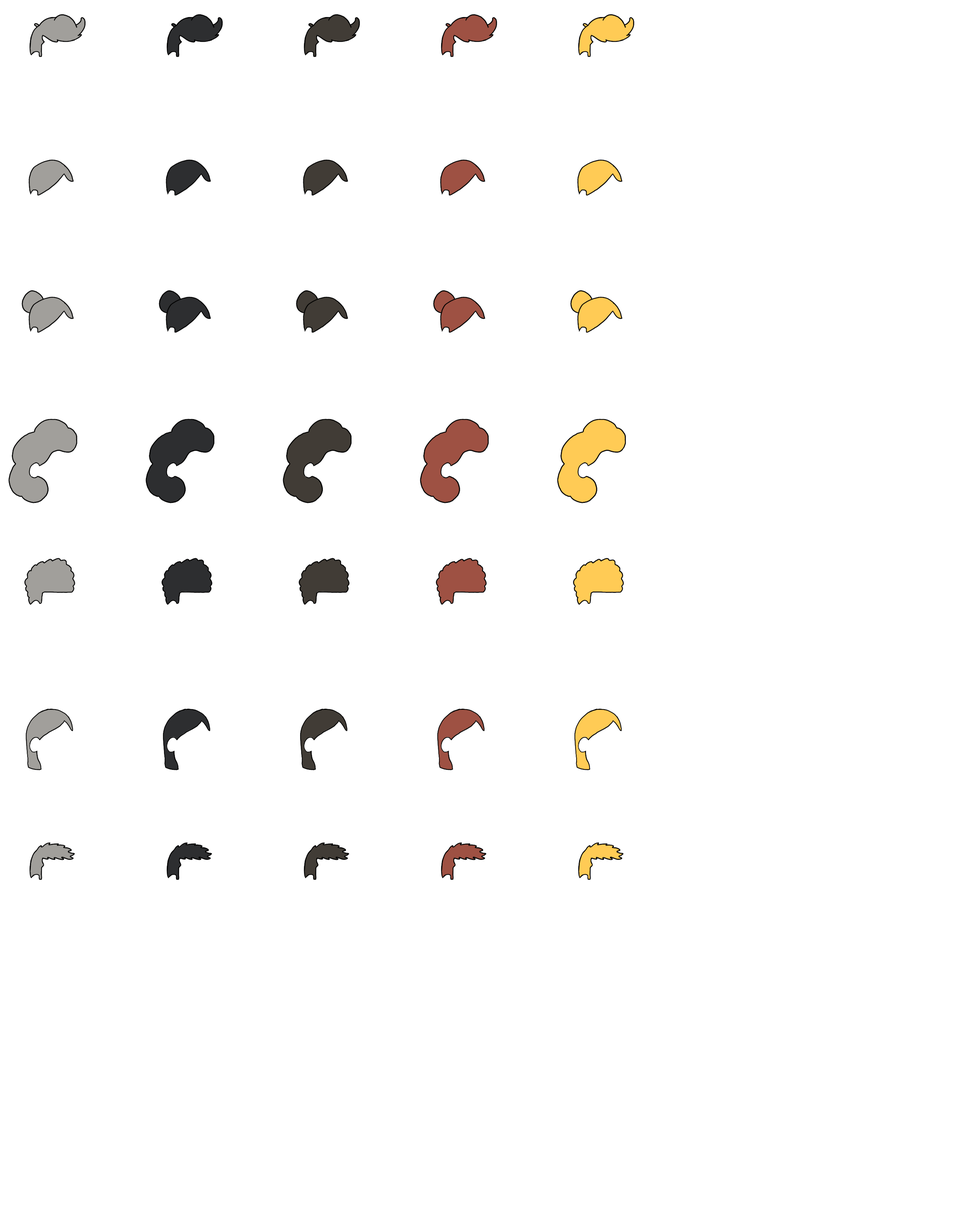
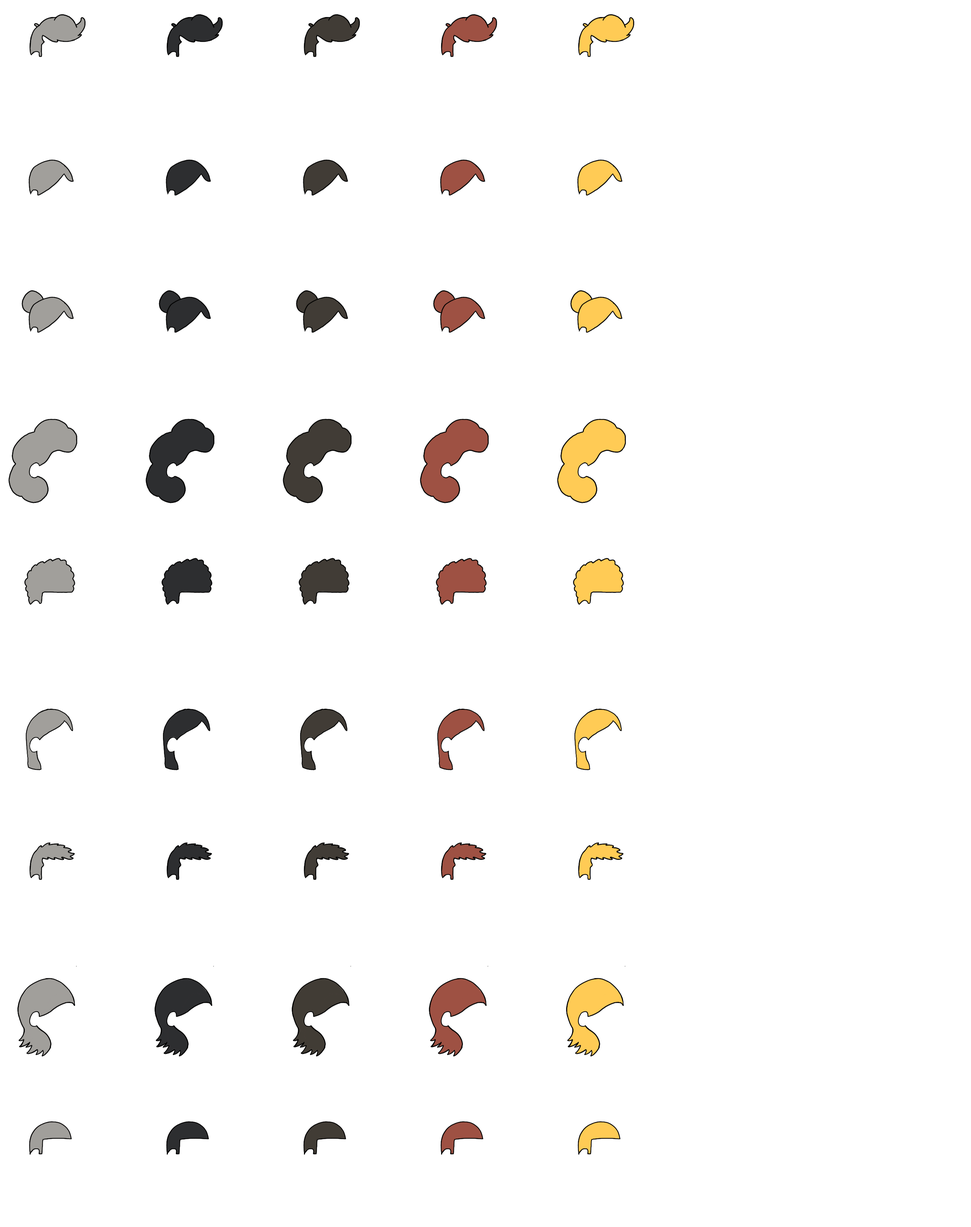
Layers edited between the first and the second 971px x 1227px image:
added group "09_05" with 2 layers above "09_04" over [577, 1120, 621, 1156]
added layer "Layer 87" (1st of 5, in "09_05") in group "09_05" over [577, 1120, 621, 1156]
added group "09_04" with 2 layers above "09_03" over [440, 1120, 484, 1156]
added layer "Layer 87" (2nd of 5, in "09_04") in group "09_04" over [440, 1120, 484, 1156]
added group "09_03" with 2 layers above "09_02" over [303, 1120, 347, 1156]
added layer "Layer 87" (3rd of 5, in "09_03") in group "09_03" over [303, 1120, 347, 1156]
added group "09_01" with 2 layers above "08_05" over [28, 1120, 73, 1156]
added layer "Layer 87" (5th of 5, in "09_01") in group "09_01" over [28, 1120, 73, 1156]
added group "08_05" with 3 layers above "08_04" over [565, 965, 626, 1057]
added layer "Layer 81" (1st of 5, in "08_05") in group "08_05" over [565, 965, 626, 1057]
added layer "Layer 76" in group "08_05" over [566, 978, 624, 1056]
added group "08_04" with 2 layers above "08_03" over [428, 965, 489, 1057]
added layer "Layer 81" (2nd of 5, in "08_04") in group "08_04" over [428, 965, 489, 1057]
added layer "Layer 77" (2nd of 2, in "08_04") in group "08_04" over [429, 978, 487, 1056]
added group "08_03" with 2 layers above "08_02" over [291, 965, 352, 1057]
added layer "Layer 81" (3rd of 5, in "08_03") in group "08_03" over [291, 965, 352, 1057]
added layer "Layer 78" in group "08_03" over [292, 978, 349, 1056]
added group "08_02" with 2 layers above "08_01" over [154, 965, 214, 1057]
added layer "Layer 81" (4th of 5, in "08_02") in group "08_02" over [154, 965, 214, 1057]
added layer "Layer 79" in group "08_02" over [154, 978, 212, 1056]
added group "08_01" with 2 layers above "07_05" over [17, 965, 77, 1057]
added layer "Layer 81" (5th of 5, in "08_01") in group "08_01" over [17, 965, 77, 1057]
added layer "Layer 80" in group "08_01" over [17, 978, 75, 1056]
…and 7 more changes (7 added)
